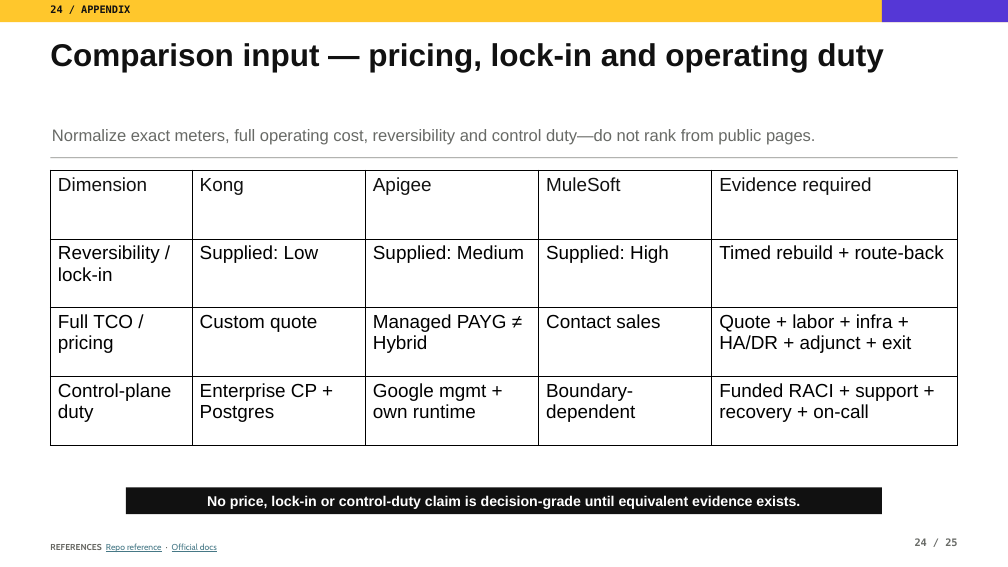
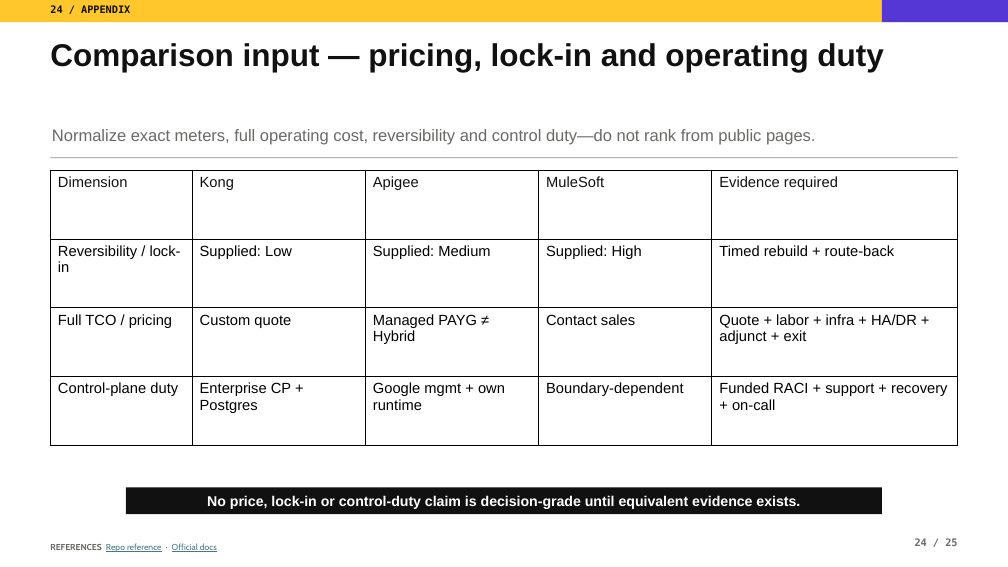
Before and after one commit to tomqwu/apim, a slide deck: slide 24 of presentations/kong-platform-journey-guided.pptx. Drawn at 1008x567 pixels with LibreOffice and Linux fonts; fonts in the diff are those of the drawing. Boxes give left, top, right and bottom in pixels: in the first picture for what was removed or moved away, otherwise in the second. Text is boxed around its words. In the diff, an @@ line names an element or a change of style, - is before the commit and + after.

```diff
--- a/presentations/kong-platform-journey-guided.pptx
+++ b/presentations/kong-platform-journey-guided.pptx
@@ table at (x1=51, y1=170, x2=958, y2=446) @@
@@ size 18 to 14 pt @@
```
Also in this commit, not shown: 2 other slides changed, 8 other files.
